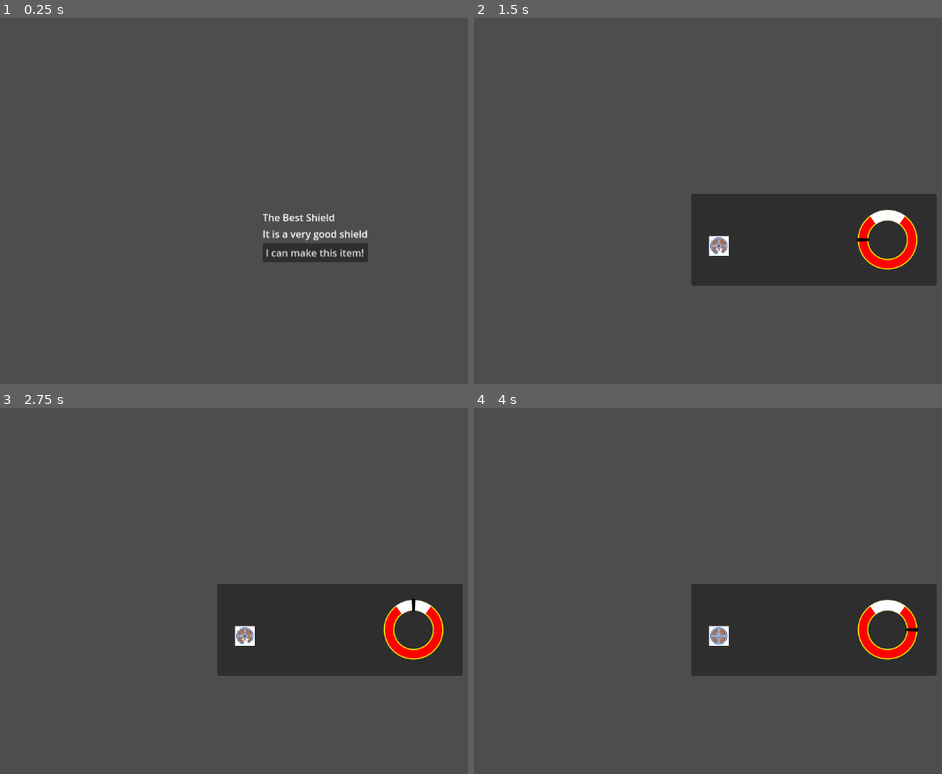
Above: before the commit, frames 1-4 (two rows, left to right).
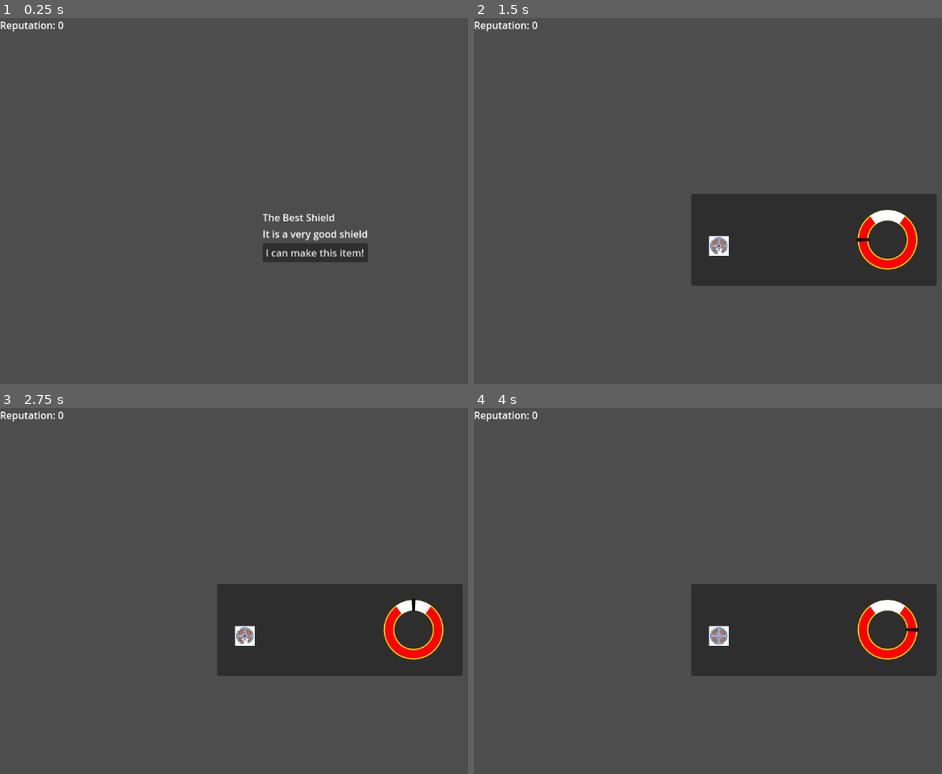
Above: after the commit, the same moments.

Repository: shapeshiftingrabbits/godot-wild-jam-68
Game: Godot game, scene res://scenes/shop.tscn
Two runs of this game, one before a commit and one after it. Both use one fixed random seed, a clock stepped at 60 frames per second and the inputs below.
Inputs:
- Up to frame 1 (0.25 s): no input
- Up to frame 2 (1.5 s): click "I can make this item!" at 0.5 s; tap Enter at 1.25 s; hold Space (minigame_interact) from 1.28 s (still down)
- Up to frame 3 (2.75 s): release Space (minigame_interact) at 2.03 s; tap Space (minigame_interact) at 2.1 s
- Up to frame 4 (4 s): tap Enter at 2.75 s; hold Space (minigame_interact) 2.78-3.53 s; tap Space (minigame_interact) at 3.6 s

The runs differ from the first frame. In frame 1, 0.2% of the frame differs, in the area x 0-14%, y 0-4%; in frame 2, 0.2%; in frame 3, 0.2%; in frame 4, 0.2%.

Commit message:
Add reputation label

Diff:
--- a/scenes/shop.tscn
+++ b/scenes/shop.tscn
@@ -9,6 +9,11 @@
 [node name="Shop" type="Node2D"]
 script = ExtResource("1_5d4uv")
 current_object = ExtResource("2_d3kvp")
+
+[node name="ReputationLabel" type="Label" parent="."]
+offset_right = 40.0
+offset_bottom = 23.0
+text = "Reputation:"
 
 [node name="IncomingOrder" parent="." instance=ExtResource("4_3ebe4")]
 offset_left = 428.0
--- a/scripts/udpate_tool_state.gd
+++ b/scripts/udpate_tool_state.gd
@@ -1,8 +1,12 @@
 extends Node2D
 
 @export var current_object: ForgeableItemData
+
+var reputation: int = 0
+
 # Called when the node enters the scene tree for the first time.
 func _ready():
+	$ReputationLabel.text = "Reputation: " + str(reputation)
 	set_to_initial_state()
 
 func set_to_initial_state():
